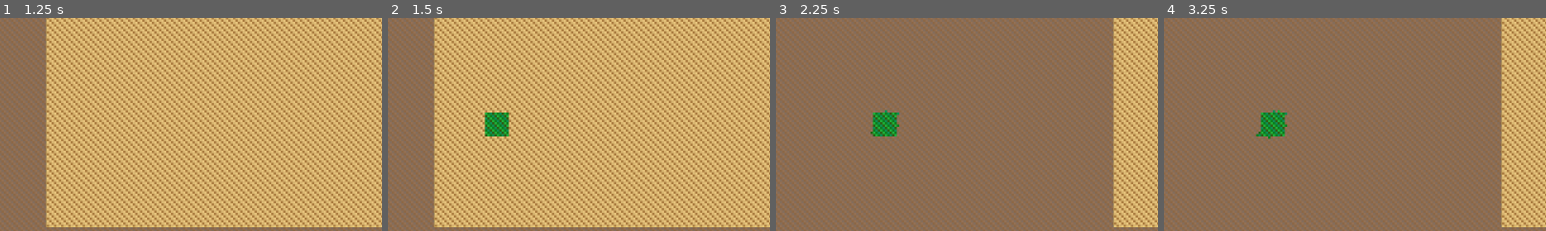
Above: before the commit, frames 1-4 (left to right).
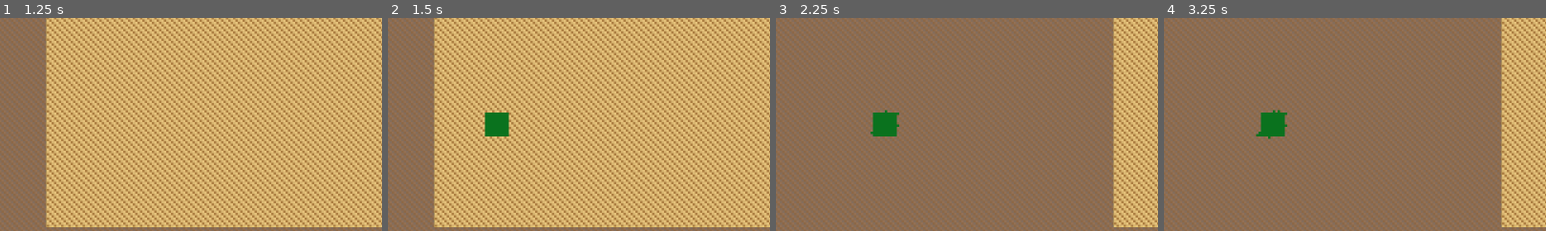
Above: after the commit, the same moments.

Repository: mamo1016/ecosystem-game
Game: Godot game, scene res://world.tscn
Same seed, same stepped clock (60 frames per second), same inputs: the game is played once before the commit and once after it.
Inputs (mouse positions are % of the whole screen's width and height, from its top left):
- Up to frame 1 (1.25 s): tap Enter at 0.5 s; move the mouse to (72, 45) at 0.52 s; hold Shift from 0.53 s (still down); click (72, 45) at 0.67 s
- Up to frame 2 (1.5 s): tap Space at 1.25 s; move the mouse to (30, 55) at 1.27 s; release Shift at 1.28 s; tap Ctrl at 1.35 s; click (30, 55) at 1.42 s
- Up to frame 3 (2.25 s): tap Enter at 2 s; move the mouse to (60, 28) at 2.02 s; hold Alt from 2.03 s (still down); click (60, 28) at 2.17 s
- Up to frame 4 (3.25 s): move the mouse to (45, 70) at 2.77 s; release Alt at 2.78 s; tap Shift at 2.85 s; click (45, 70) at 2.92 s
The pictures show only the part of the screen within x 16-66%, y 30-80%; the shares and areas given below are measured in that part.

Frame 1 is identical in both runs. In frame 2, 0.5% of the frame differs, in the area x 25-32%, y 44-56%; in frame 3, 0.5%; in frame 4, 0.6%, in the area x 24-33%, y 43-56%.

Commit message:
Unify plant colors and overhaul Far Spread: only bright green 'Far Mature' plants (5% chance) can spread at a distance

Diff:
--- a/world.gd
+++ b/world.gd
@@ -15,6 +15,7 @@
 const POISON_PLANT = 7
 const WATER = 8
 const STONE = 9
+const FAR_MATURE = 10
 
 # --- COLOURS ---
 const COLOR_EMPTY    = Color(0.74, 0.60, 0.38)
@@ -30,14 +31,9 @@
 const COLOR_PREDATOR = Color(0.90, 0.10, 0.10)
 const COLOR_SUPER    = Color(1.00, 0.88, 0.00)
 const COLOR_APEX     = Color(0.15, 0.35, 0.95)
-const COLOR_MATURE   = Color(0.04, 0.50, 0.12)
+const COLOR_MATURE   = Color(0.04, 0.45, 0.12)
+const COLOR_FAR_MATURE = Color(0.3, 0.9, 0.3)
 const COLOR_DUNG     = Color(0.45, 0.28, 0.10)
-const COLOR_MATURE_VARIANTS = [
-	Color(0.04, 0.50, 0.12),
-	Color(0.12, 0.68, 0.22),
-	Color(0.18, 0.38, 0.09),
-	Color(0.06, 0.55, 0.32),
-]
 const COLOR_POISON   = Color(0.6, 0.1, 0.8)
 const COLOR_WATER    = Color(0.1, 0.4, 0.9)
 const COLOR_STONE    = Color(0.5, 0.5, 0.5)
@@ -436,7 +432,8 @@
 
 func _tile_pixel_color(x: int, y: int, tile_id: int) -> Color:
 	match tile_id:
-		MATURE: return COLOR_MATURE_VARIANTS[(x * 7 + y * 13) % 4]
+		MATURE: return COLOR_MATURE
+		FAR_MATURE: return COLOR_FAR_MATURE
 		SUPER:  return COLOR_SUPER
 		DUNG:   return COLOR_DUNG
 		POISON_PLANT: return COLOR_POISON
@@ -489,7 +486,7 @@
 	if pos.x < 0 or pos.x >= MAP_WIDTH or pos.y < 0 or pos.y >= MAP_HEIGHT: return
 	if grid[pos.x][pos.y] == WATER or grid[pos.x][pos.y] == STONE: return
 	grid[pos.x][pos.y] = id
-	if id == MATURE:
+	if id == MATURE or id == FAR_MATURE:
 		plants_this_tick += 1
 		mature_set[pos] = true
 	else:
@@ -578,7 +575,7 @@
 	available_seeds = mini(available_seeds + amount, SEED_CAP)
 
 func _is_plant(id: int) -> bool:
-	return id == GRASS or id == SUPER or id == MATURE or id == POISON_PLANT
+	return id == GRASS or id == SUPER or id == MATURE or id == FAR_MATURE or id == POISON_PLANT
 
 func _in_plant_zone(pos: Vector2i) -> bool:
 	return pos.x >= zone_x0 and pos.x < zone_x1 and pos.y >= zone_y0 and pos.y < zone_y1
@@ -677,16 +674,21 @@
 		var count := mini(MAX_SPREAD_PER_TICK, n)
 		for i in range(count):
 			var pos: Vector2i = edge_list.pick_random()
+			var current_tile = get_tile(pos)
+
 			for d in DIRS:
 				var neighbor: Vector2i = pos + d
 				if get_tile(neighbor) == EMPTY and randf() < spread_prob and not _in_river(neighbor):
 					var next_id = MATURE
 					if genomes["poison"]["unlocked"] and randf() < 0.001:
 						next_id = POISON_PLANT
+					elif genomes["range"]["unlocked"] and randf() < 0.05:
+						next_id = FAR_MATURE
 					set_tile(neighbor, next_id)
 					if randf() < 0.10: _add_seeds(1)
-			# Far Spread genome: 1% chance to launch a seed 10-15 blocks away
-			if genomes["range"]["unlocked"] and randf() < 0.01:
+
+			# Far Spread genome: Only FAR_MATURE can spread 10-15 blocks away (5% chance per tick)
+			if current_tile == FAR_MATURE and randf() < 0.05:
 				var fly_angle: float = randf() * TAU
 				var fly_dist: float = randf_range(10.0, 15.0)
 				var fly_pos := Vector2i(
